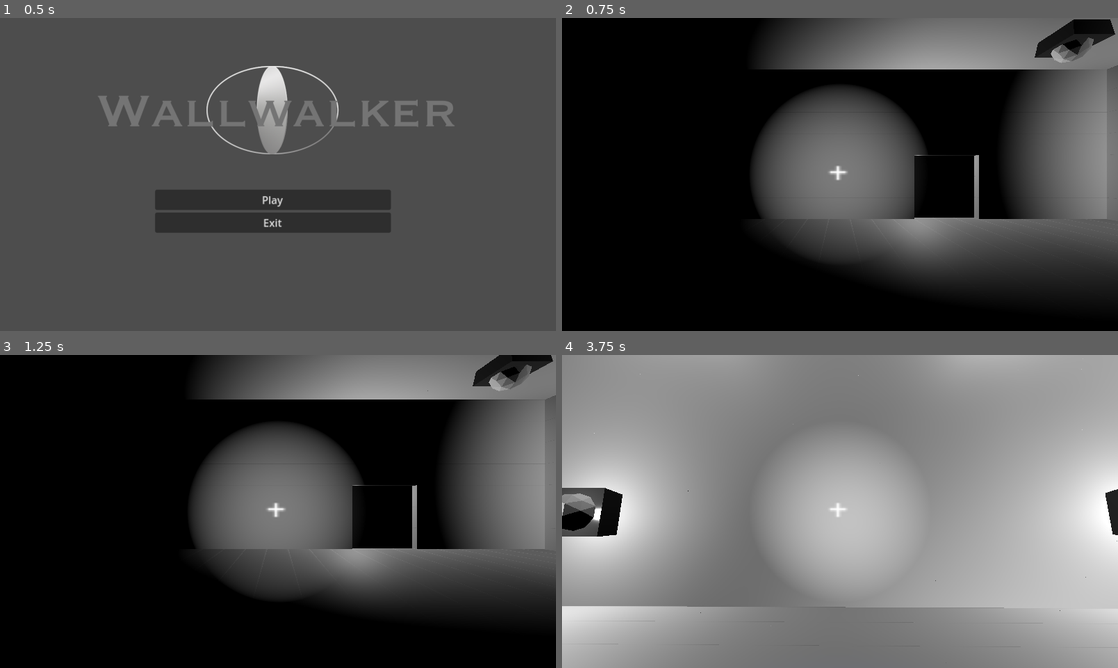
Above: before the commit, frames 1-4 (two rows, left to right).
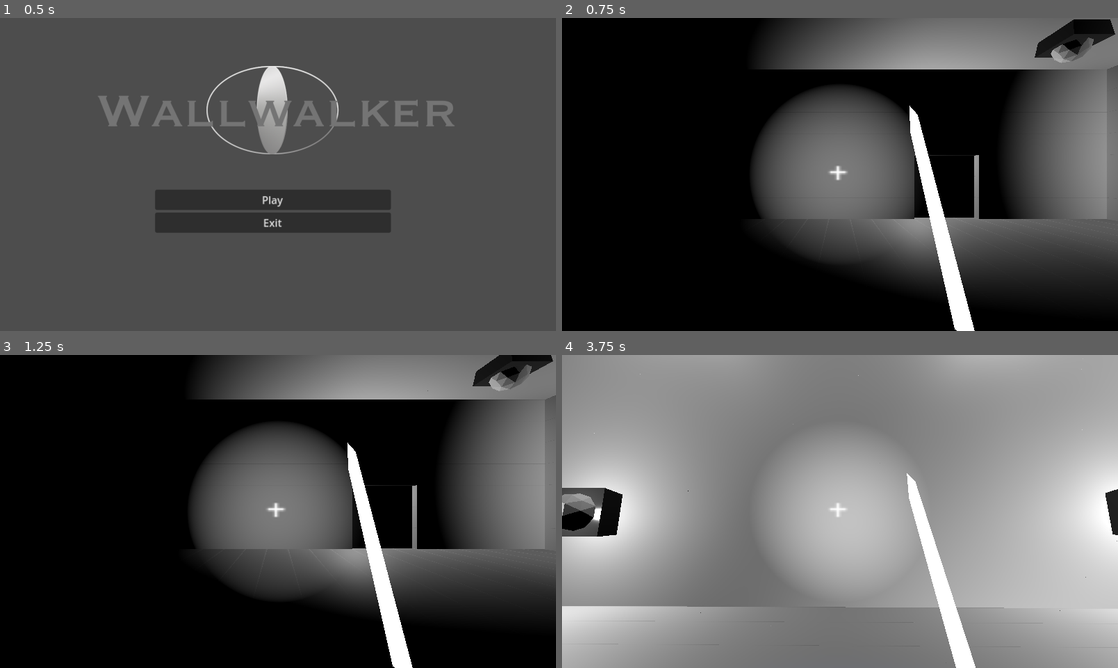
Above: after the commit, the same moments.

Repository: HanSolo626/Wallwalker
Game: Godot game, scene res://scenes/main_menu.tscn
The game is run twice, just before and just after one commit, with the same random seed, the same clock (stepped at 60 frames per second) and the same inputs.
Inputs (mouse positions are in pixels of both pictures, inside the frame that each line leads up to):
- Up to frame 1 (0.5 s): no input
- Up to frame 2 (0.75 s): click "Play" at 0.5 s
- Up to frame 3 (1.25 s): no input
- Up to frame 4 (3.75 s): tap Enter (ui_accept) at 1.25 s; move the mouse to (867, 511) at 1.27 s; hold Up (ui_up) from 1.28 s (still down); tap L (flashlight) at 1.35, 3.6 s; tap Space (jump) at 1.52, 2.27 s; move the mouse to (812, 511) at 2.02 s; right-click (812, 511) at 2.1 s; move the mouse to (851, 505) at 2.77 s; hold Shift (shift_key) 2.78-3.53 s; move the mouse to (834, 517) at 3.52 s

Frame 1 is identical in both runs. In frame 2, 1.9% of the frame differs, in the area x 62-75%, y 28-100%; in frame 3, 1.9%; in frame 4, 1.7%.

Commit message:
added glow sword

Diff:
--- /dev/null
+++ b/scenes/glow_sword.tscn
@@ -0,0 +1,20 @@
+[gd_scene load_steps=4 format=3 uid="uid://b5fhmx4r3tpir"]
+
+[ext_resource type="PackedScene" uid="uid://osr14b1a2hgq" path="res://resources/weapons/glowing_sword_powered.glb" id="1_3bpsn"]
+[ext_resource type="PackedScene" uid="uid://5liinofq6nnx" path="res://resources/weapons/glowing_sword_unpowered.glb" id="2_wlnwl"]
+
+[sub_resource type="BoxShape3D" id="BoxShape3D_gvvty"]
+size = Vector3(0.728027, 5.18005, 1)
+
+[node name="GlowSword" type="StaticBody3D"]
+
+[node name="glowing_sword_powered" parent="." instance=ExtResource("1_3bpsn")]
+transform = Transform3D(-2.18557e-09, -0.05, 0, 0.05, -2.18557e-09, 0, 0, 0, 0.05, 0, 0.5, 0)
+
+[node name="glowing_sword_unpowered" parent="." instance=ExtResource("2_wlnwl")]
+transform = Transform3D(-2.18557e-09, -0.05, 0, 0.05, -2.18557e-09, 0, 0, 0, 0.05, 0, 0.5, 0)
+visible = false
+
+[node name="CollisionShape3D" type="CollisionShape3D" parent="."]
+transform = Transform3D(1, 0, 0, 0, 1, 0, 0, 0, 1, 0.0227051, 1.97577, 0)
+shape = SubResource("BoxShape3D_gvvty")
--- a/scenes/player.tscn
+++ b/scenes/player.tscn
@@ -1,6 +1,7 @@
-[gd_scene load_steps=5 format=3 uid="uid://die75m3up6sa4"]
+[gd_scene load_steps=6 format=3 uid="uid://die75m3up6sa4"]
 
 [ext_resource type="Script" path="res://scripts/player.gd" id="1_4q30t"]
+[ext_resource type="PackedScene" uid="uid://b5fhmx4r3tpir" path="res://scenes/glow_sword.tscn" id="2_lirne"]
 
 [sub_resource type="CapsuleShape3D" id="CapsuleShape3D_qwuce"]
 radius = 0.8
@@ -45,3 +46,6 @@
 light_color = Color(0.269489, 0.53712, 1, 1)
 light_energy = 1.845
 omni_range = 7.614
+
+[node name="GlowSword" parent="." instance=ExtResource("2_lirne")]
+transform = Transform3D(0.64, 0, 0, 0, 0.554719, 0.319197, 0, -0.319197, 0.554719, 0.991629, 0, -1.3619)
Not shown, added: resources/glowing_sword_unpowered_glowing_sword_off_material.png.import
Not shown, added: resources/glowing_sword_unpowered_hilt Base Color.png.import
Binary file added: resources/weapons/glowing_sword_powered.glb
Not shown, added: resources/weapons/glowing_sword_powered.glb.import
Binary file added: resources/weapons/glowing_sword_powered_Material.png
Not shown, added: resources/weapons/glowing_sword_powered_Material.png.import
Binary file added: resources/weapons/glowing_sword_powered_hilt Base Color.png
Not shown, added: resources/weapons/glowing_sword_powered_hilt Base Color.png.import
Binary file added: resources/weapons/glowing_sword_unpowered.glb
Not shown, added: resources/weapons/glowing_sword_unpowered.glb.import
Binary file added: resources/weapons/glowing_sword_unpowered_glowing_sword_off_material.png
Not shown, added: resources/weapons/glowing_sword_unpowered_glowing_sword_off_material.png.import
(and 2 more such lines)
